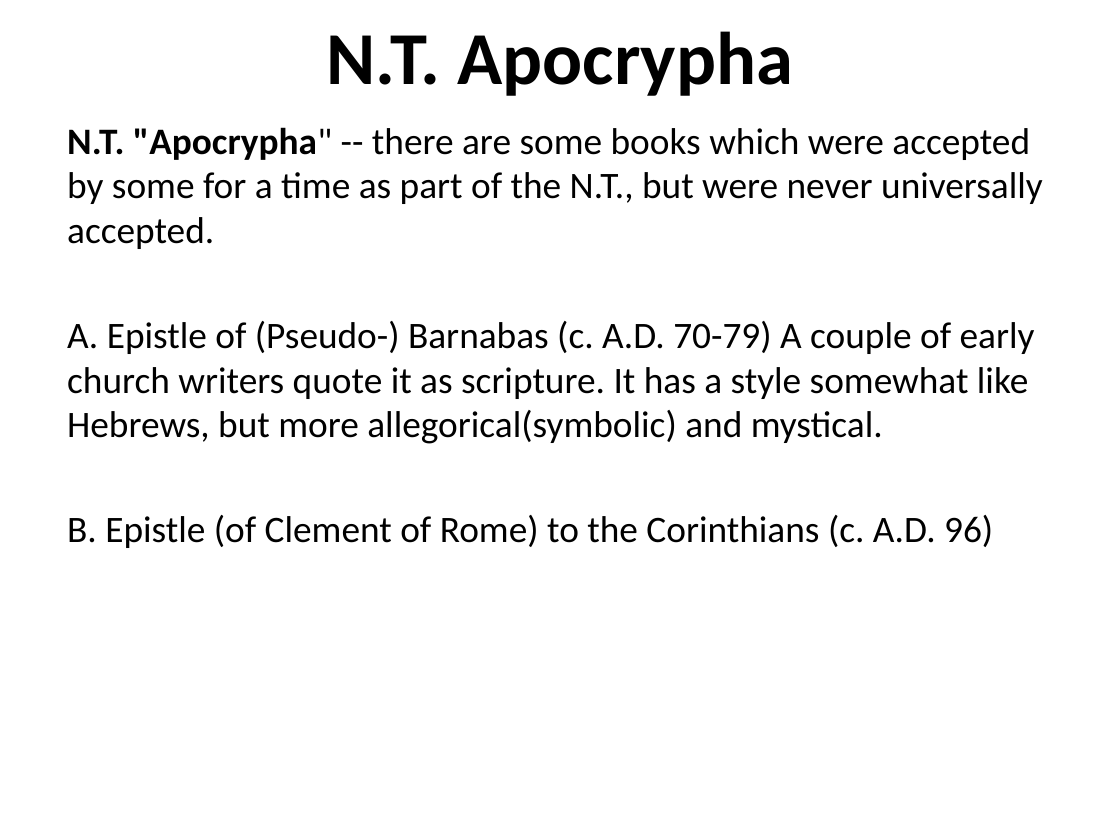
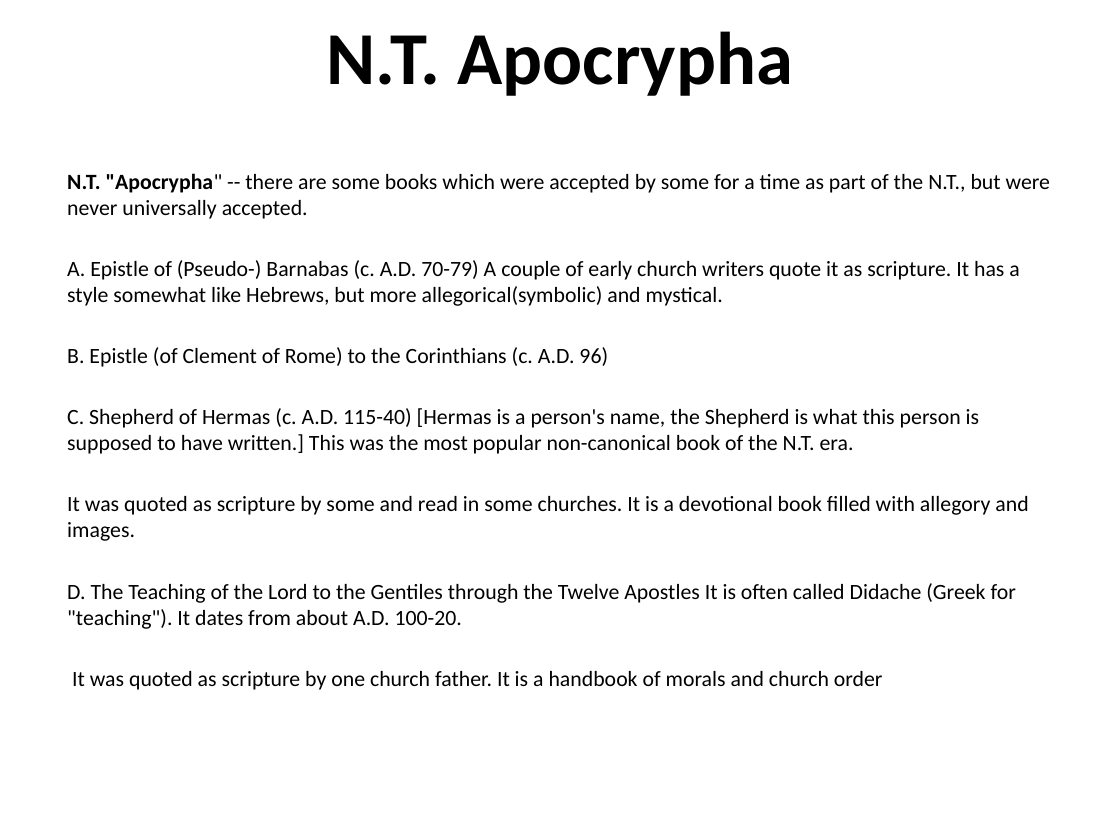
Before and after one commit to mutanganajoseph/Documents, a slide deck: slide 67 of auca/sem-1/intro-to-Bible-study/1 intro to Bible study Notes.pptx (slide 72 before the commit). Drawn at 1120x840 pixels with LibreOffice and Linux fonts; fonts in the diff are those of the drawing. Boxes give left, top, right and bottom in pixels: in the first picture for what was removed or moved away, otherwise in the second. Text is boxed around its words. In the diff, an @@ line names an element or a change of style, - is before the commit and + after.

```diff
--- a/auca/sem-1/intro-to-Bible-study/1 intro to Bible study Notes.pptx
+++ b/auca/sem-1/intro-to-Bible-study/1 intro to Bible study Notes.pptx
@@ text "N.T. "Apocrypha" -- there are ...": place and size @@
-text "N.T. "Apocrypha" -- there are ..." at box(67, 127, 1043, 548)
+text "N.T. "Apocrypha" -- there are ..." at box(67, 173, 1050, 690)
@@ text at box(67, 173, 1050, 367): size 24 to 14 pt in "N.T. "Apocrypha" -- there are some books ...", "A. Epistle of (Pseudo-) Barnabas (c. A.D. ...", "B. Epistle (of Clement of Rome) to ..."; less space between paragraphs @@
@@ text at box(67, 408, 1028, 690): paragraphs added @@
+C. Shepherd of Hermas (c. A.D. 115-40) [Hermas is a person's name, the Shepherd is what this person is supposed to have written.] This was the most popular non-canonical book of the N.T. era.
+It was quoted as scripture by some and read in some churches. It is a devotional book filled with allegory and images.
+D. The Teaching of the Lord to the Gentiles through the Twelve Apostles It is often called Didache (Greek for "teaching"). It dates from about A.D. 100-20.
+It was quoted as scripture by one church father. It is a handbook of morals and church order
```
Also in this commit, not shown: 39 other slides changed, 8 slides removed, 1 other file.
